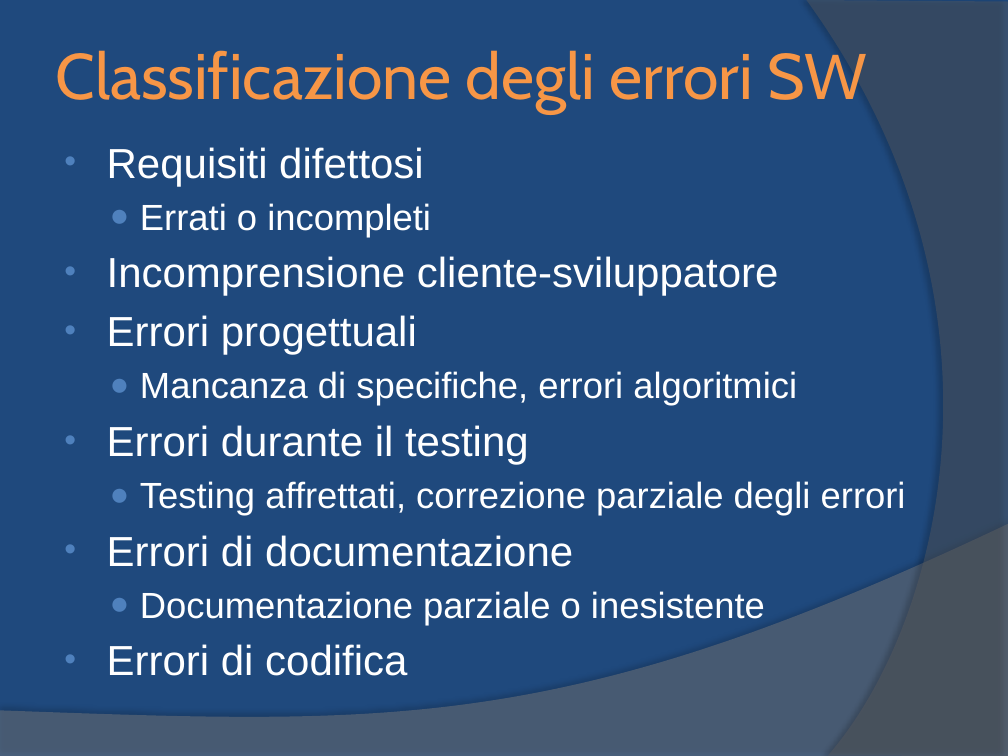
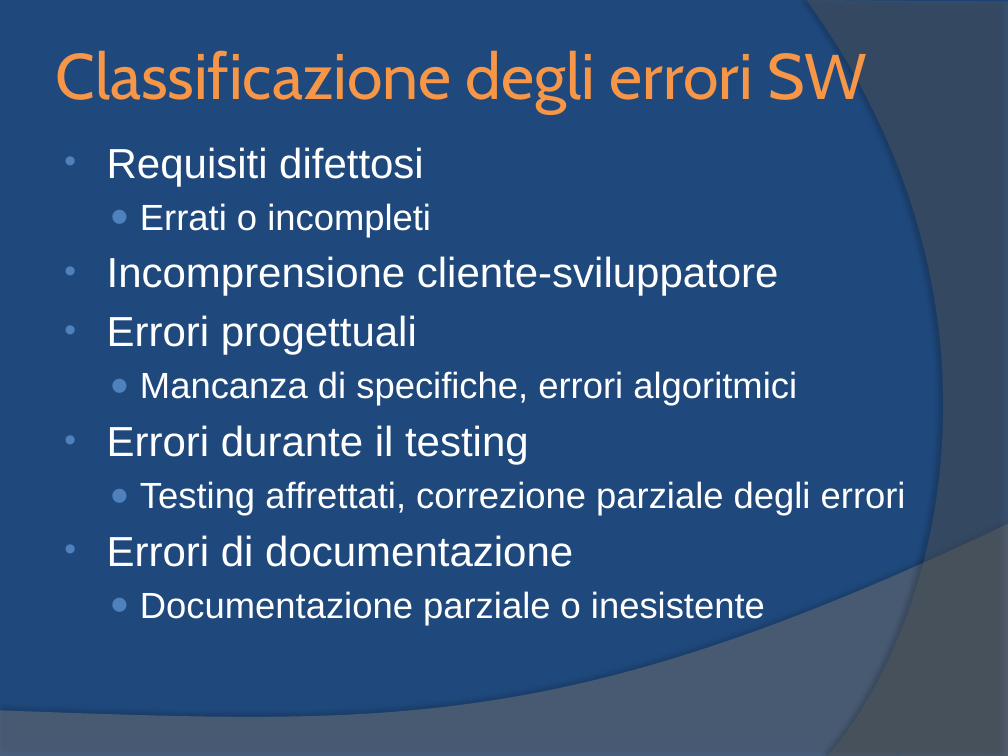
Before and after one commit to yan0z/ISW, a slide deck: slide 13 of Quesito 2 Team/1.ISW-Metrica.pptx. Drawn at 1008x756 pixels with LibreOffice and Linux fonts; fonts in the diff are those of the drawing. Boxes give left, top, right and bottom in pixels: in the first picture for what was removed or moved away, otherwise in the second. Text is boxed around its words. In the diff, an @@ line names an element or a change of style, - is before the commit and + after.

```diff
--- a/Quesito 2 Team/1.ISW-Metrica.pptx
+++ b/Quesito 2 Team/1.ISW-Metrica.pptx
@@ text at [107,644,407,676]: paragraph removed @@
-• Errori di codifica
```
Also in this commit, not shown: 3 other slides changed, 2 other files.
